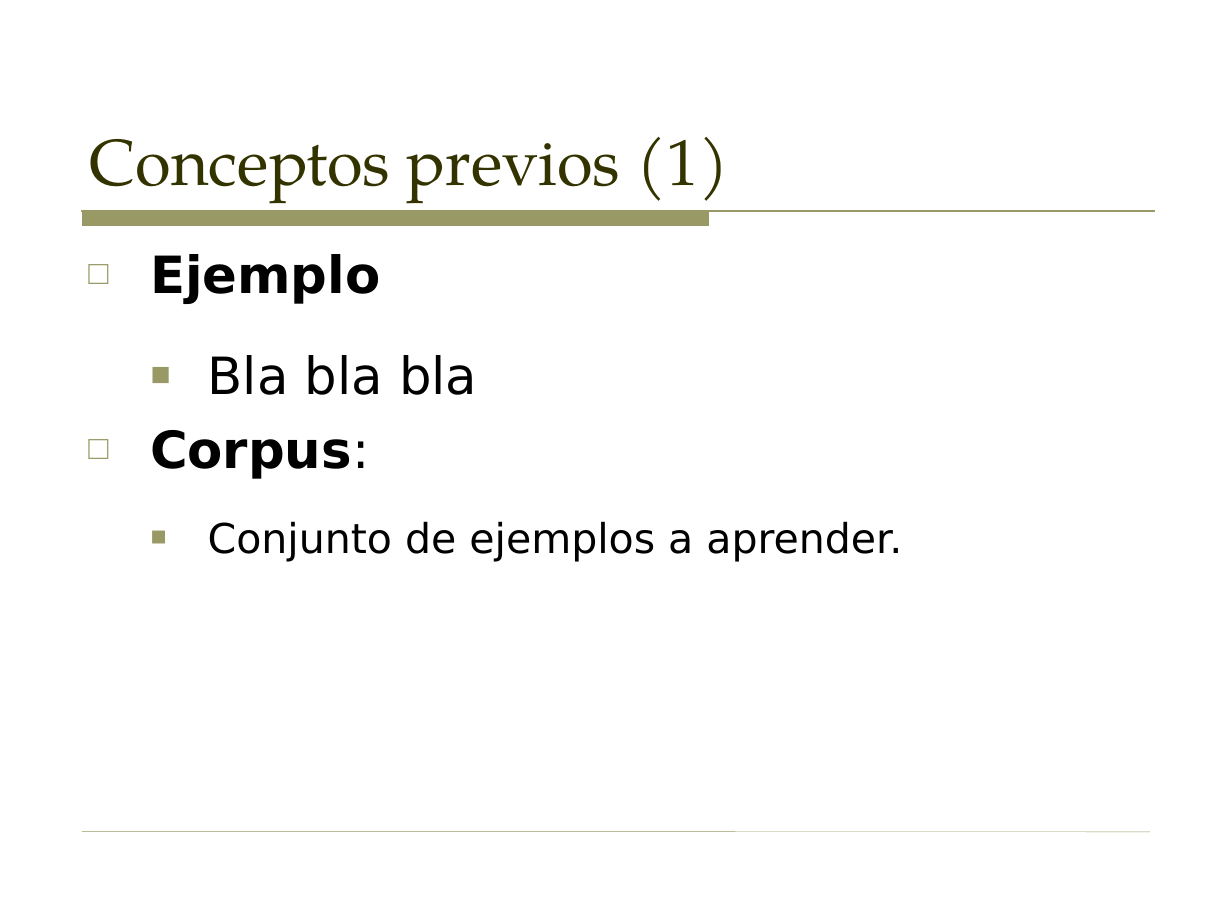
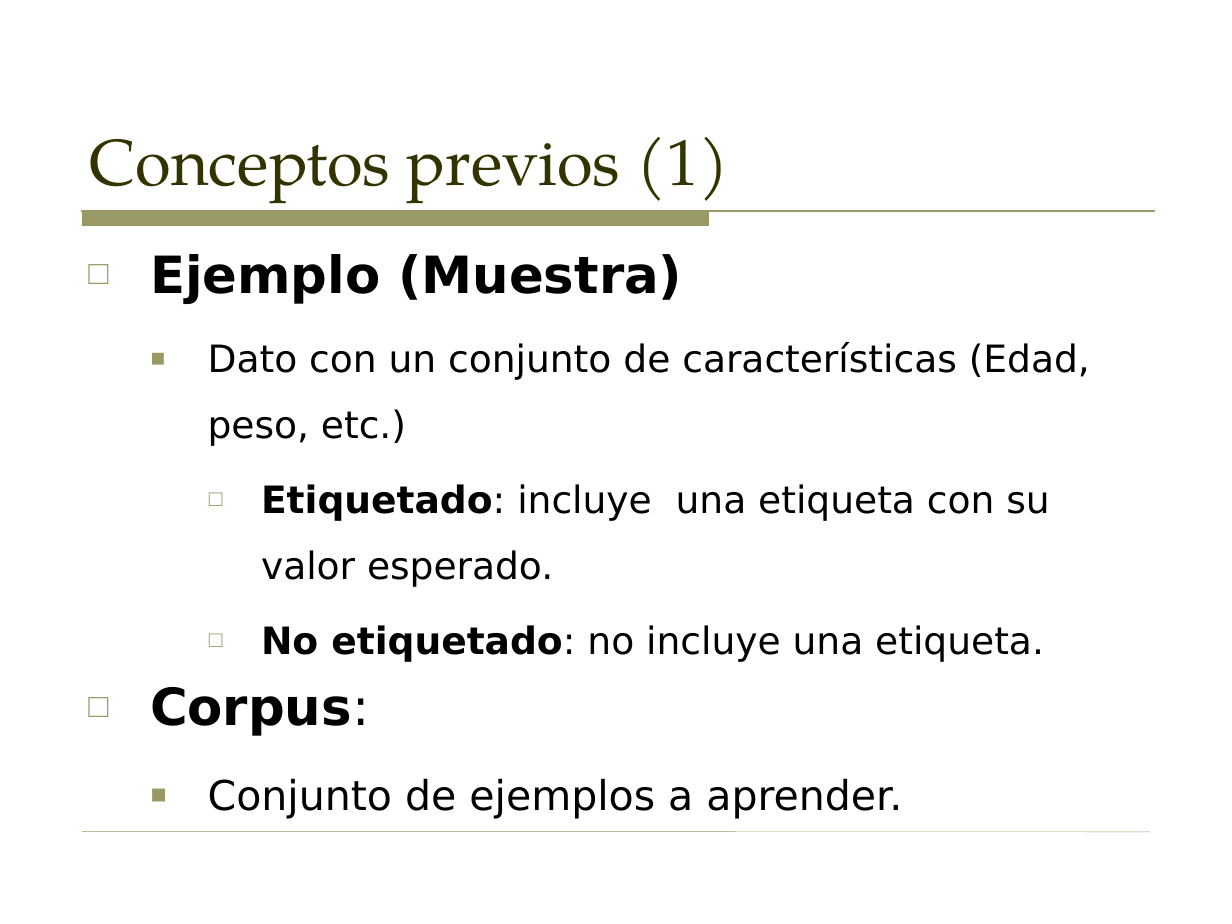
Before and after one commit to sergarb1/TallerAprendizajeAutomaticoPython, a slide deck: slide 6 of Taller - Introduccion al aprendizaje automatico (Supervisado y no supervisado).odp. Drawn at 1232x924 pixels with LibreOffice and Linux fonts; fonts in the diff are those of the drawing. Boxes give left, top, right and bottom in pixels: in the first picture for what was removed or moved away, otherwise in the second. Text is boxed around its words. In the diff, an @@ line names an element or a change of style, - is before the commit and + after.

```diff
--- a/Taller - Introduccion al aprendizaje automatico (Supervisado y no supervisado).odp
+++ b/Taller - Introduccion al aprendizaje automatico (Supervisado y no supervisado).odp
@@ text at (150, 254, 1090, 662): text changed; size 30 to 22 pt @@
-□ Ejemplo
-  ■ Bla bla bla
+□ Ejemplo (Muestra)
+  ■ Dato con un conjunto de características (Edad, peso, etc.)
+    □ Etiquetado: incluye una etiqueta con su valor esperado.
+    □ No etiquetado: no incluye una etiqueta.
```
Also in this commit, not shown: 8 other slides changed, 1 slide added, 11 other files.
